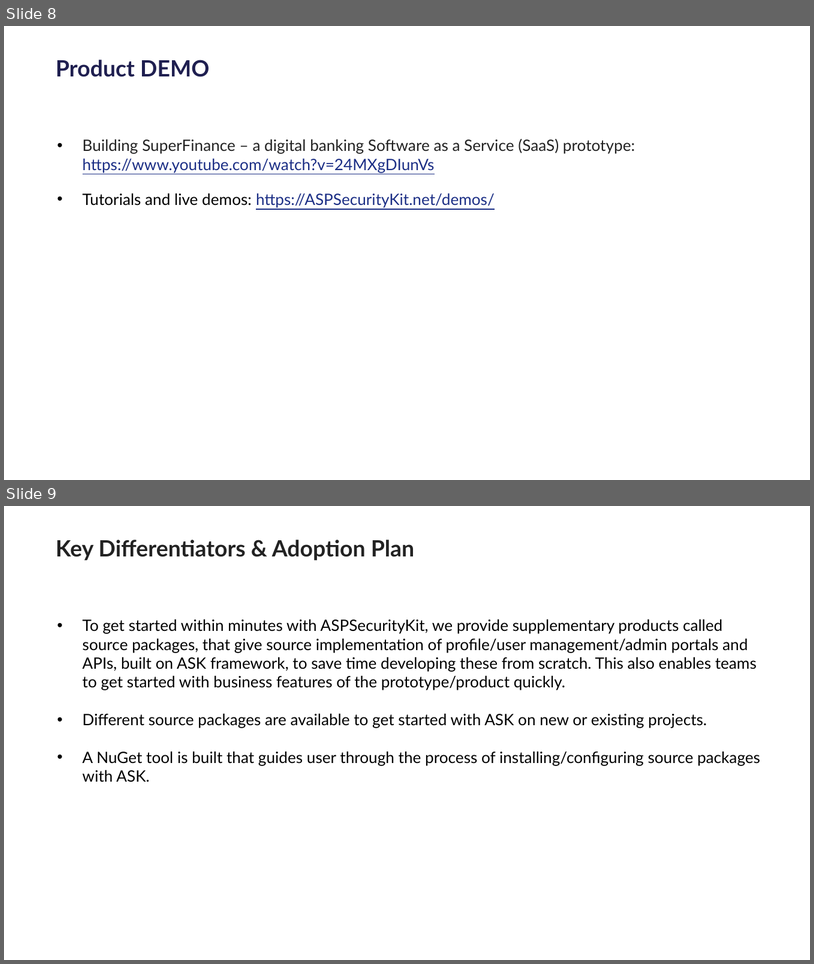
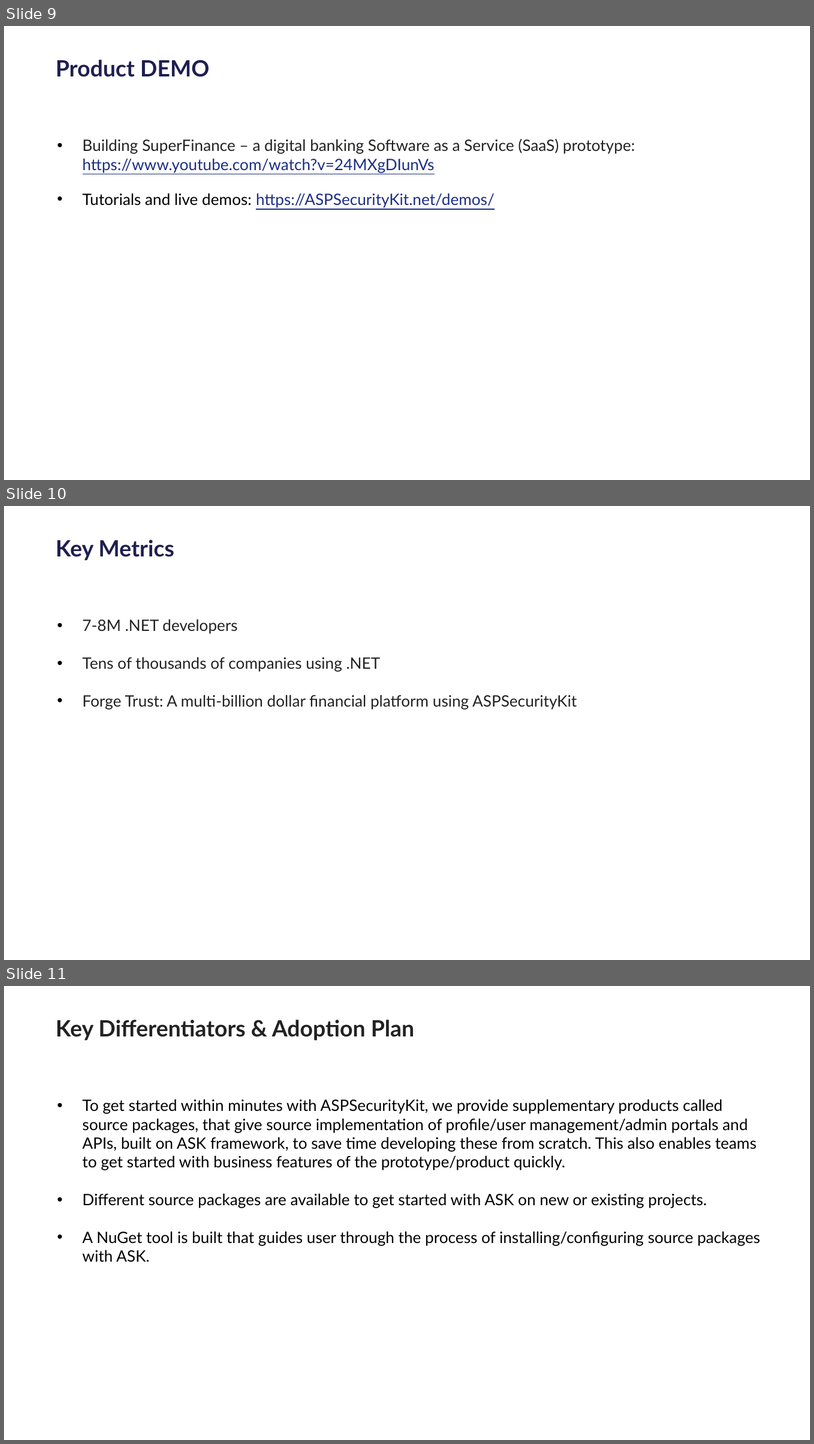
Before and after one commit to KhoslaTech/ASPSecurityKit-Code-Titans-2022, a slide deck: idea/Zero-Trust-Security-Using-ASPSecurityKit.pptx. Shown one above the other, each under a label of ours: slides 8 and 9 before the commit, slides 9, 10 and 11 after it. The pictures are 814x964 and 814x1444 pixels, drawn with LibreOffice and Linux fonts; fonts in the diff are those of the drawing; background and template pictures are left out. Boxes give left, top, right and bottom in pixels: in the first picture for what was removed or moved away, otherwise in the second. Text is boxed around its words. In the diff, an @@ line names an element or a change of style, - is before the commit and + after.

Commit message:
Added Azure usage, key metrics and zt definition slides

```diff
--- a/idea/Zero-Trust-Security-Using-ASPSecurityKit.pptx
+++ b/idea/Zero-Trust-Security-Using-ASPSecurityKit.pptx
@@ slide 10 added at <box>4,506,810,960</box>, background #FFFFFF; not listed: 2 template elements that a slide beside it also shows @@
@@ title added at <box>56,540,174,561</box>, 20 pt, text #1F1F50, bold @@
+Key Metrics
@@ text added at <box>83,619,577,709</box>, 14 pt, text #222222 @@
+• 7-8M .NET developers
+• Tens of thousands of companies using .NET
+• Forge Trust: A multi-billion dollar financial platform using ASPSecurityKit
@@ what was slide 8 is now slide 9 @@
@@ what was slide 9 is now slide 11 @@
```
Also in this commit, not shown: 2 other slides added.
